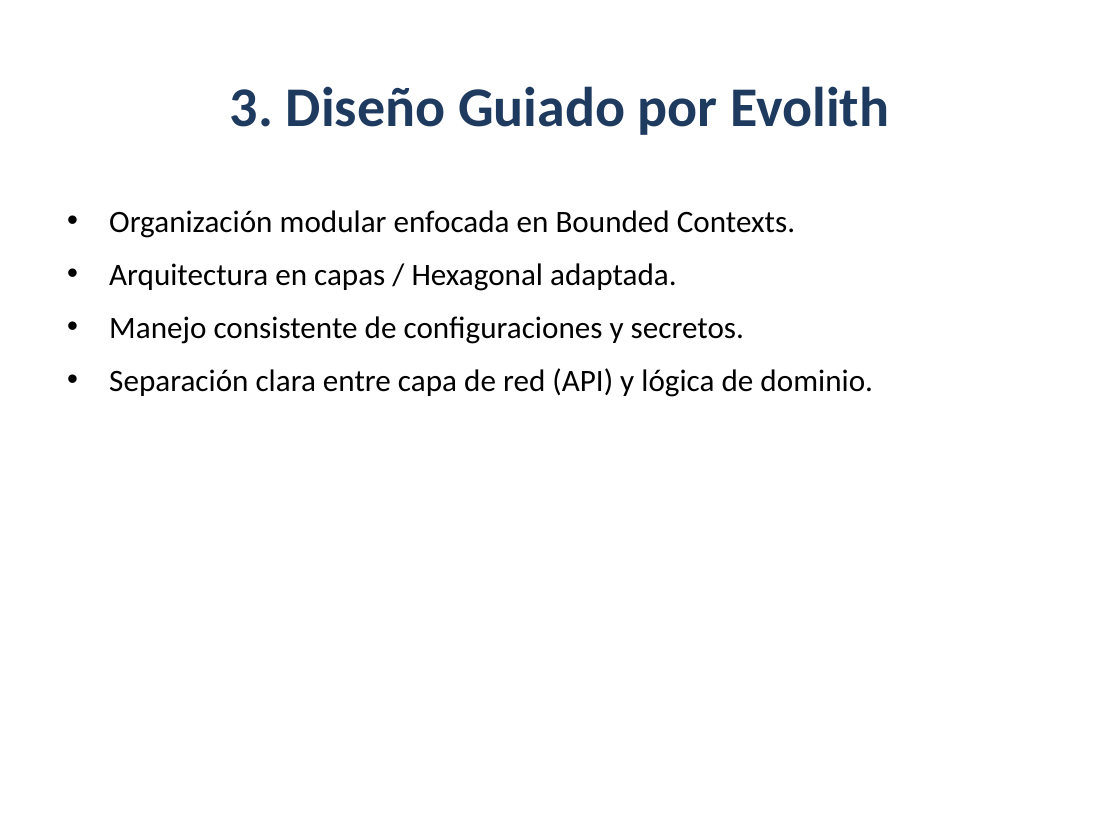
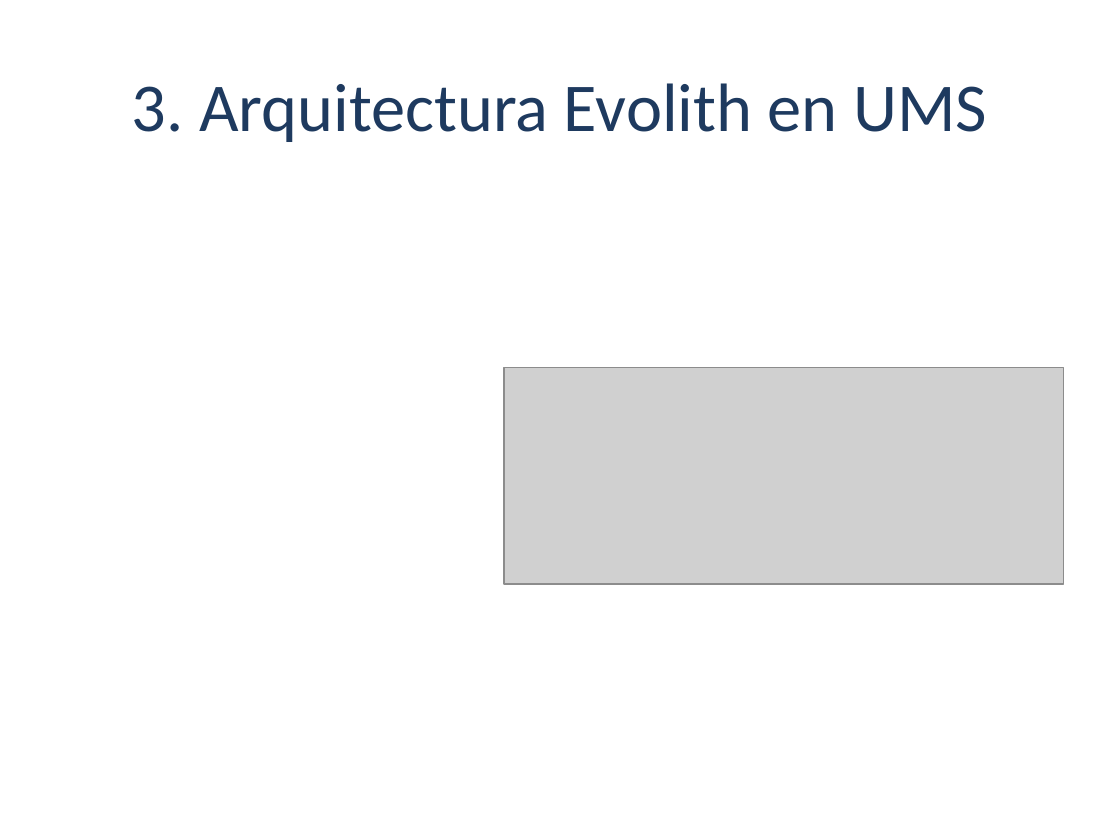
Before and after one commit to beyondnetcode/evolith_arch32, a slide deck: slide 4 of reference/governance/sdlc/assets/ums-evolith-reference-executive-deck.pptx. Drawn at 1120x840 pixels with LibreOffice and Linux fonts; fonts in the diff are those of the drawing; grey boxes stand for pictures. Boxes give left, top, right and bottom in pixels: in the first picture for what was removed or moved away, otherwise in the second. Text is boxed around its words. In the diff, an @@ line names an element or a change of style, - is before the commit and + after.

```diff
--- a/reference/governance/sdlc/assets/ums-evolith-reference-executive-deck.pptx
+++ b/reference/governance/sdlc/assets/ums-evolith-reference-executive-deck.pptx
@@ title at [132, 83, 987, 142]: text changed; size 36 to 44 pt; bold off @@
-3. Diseño Guiado por Evolith
+3. Arquitectura Evolith en UMS
@@ text removed at [109, 210, 873, 397] @@
-• Organización modular enfocada en Bounded Contexts.
-• Arquitectura en capas / Hexagonal adaptada.
-• Manejo consistente de configuraciones y secretos.
-• Separación clara entre capa de red (API) y lógica de dominio.
@@ picture added at [504, 368, 1064, 585] @@
```
Also in this commit, not shown: 4 other slides changed, 3 slides added, 3 slides removed, 9 other files.
